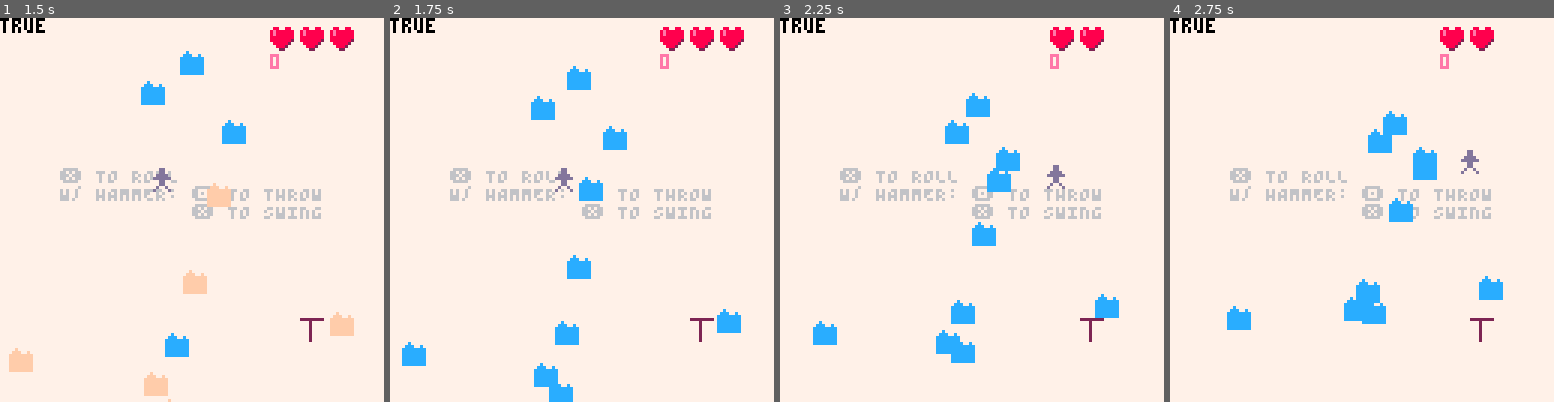
Above: before the commit, frames 1-4 (left to right).
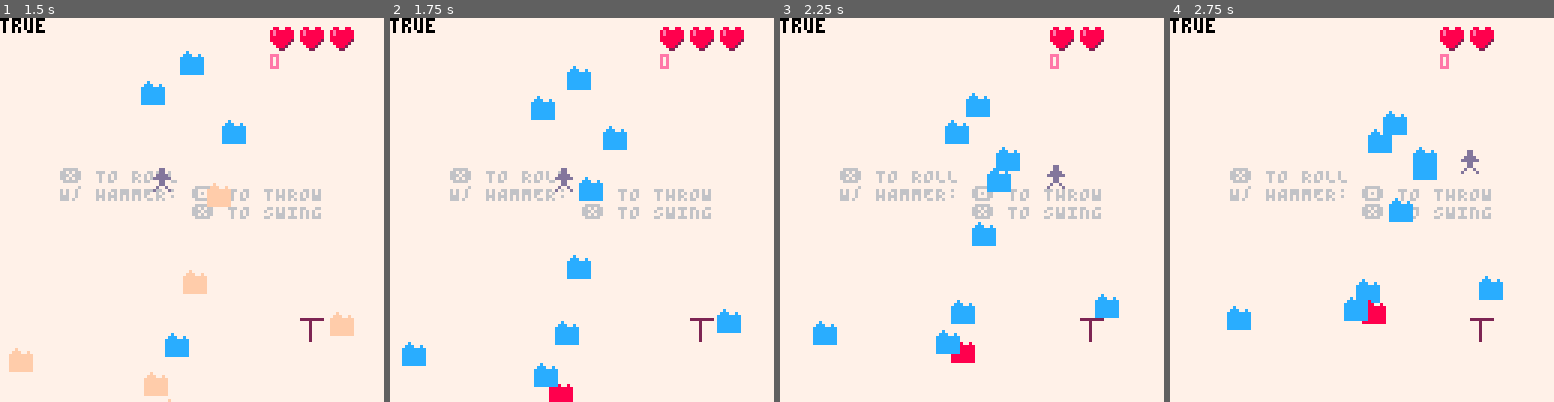
Above: after the commit, the same moments.

Repository: wsasaki01/icebreaker
Game: PICO-8 cartridge p1/icebreaker-p1.p8
Two runs of this game, one before a commit and one after it. Both use one fixed random seed, a clock stepped at 60 frames per second and the inputs below.
Inputs:
- Up to frame 1 (1.5 s): tap X (X key) at 0.33, 1.07 s; tap O (Z key) at 0.7 s
- Up to frame 2 (1.75 s): hold Right from 1.6 s (still down); tap O (Z key) at 1.7 s
- Up to frame 3 (2.25 s): tap X (X key) at 1.85 s; release Right at 2.1 s; tap O (Z key) at 2.1 s; hold Up from 2.15 s (still down)
- Up to frame 4 (2.75 s): release Up at 2.42 s; hold Right from 2.47 s (still down); tap O (Z key) at 2.5 s

Frame 1 is identical in both runs. In frame 2, 0.3% of the frame differs, in the area x 41-48%, y 95-100%; in frame 3, 0.3%; in frame 4, 0.3%.

Commit message:
New sprites for fast enemies

Diff:
--- a/p1/icebreaker-p1.p8
+++ b/p1/icebreaker-p1.p8
@@ -12,6 +12,14 @@
 00700700000dd000cccccccc00020000000dd0200000000008888820ffffffff0666ddd000000000000000000000000000000000000000000000000000000000
 0000000000d00d00cccccccc0002000000d00d200000000000888200ffffffff0ddddd6000000000000000000000000000000000000000000000000000000000
 000000000d0000d0cccccccc000200000d0000d00000000000022000ffffffff0066dd0000000000000000000000000000000000000000000000000000000000
+00000000000000000090000000800000000000000000000000000000000000000000000000000000000000000000000000000000000000000000000000000000
+00000000000000000999009008880080000000000000000000000000000000000000000000000000000000000000000000000000000000000000000000000000
+00000000000000009999999988888888000000000000000000000000000000000000000000000000000000000000000000000000000000000000000000000000
+00000000000000009999999988888888000000000000000000000000000000000000000000000000000000000000000000000000000000000000000000000000
+00000000000000009999999988888888000000000000000000000000000000000000000000000000000000000000000000000000000000000000000000000000
+00000000000000009999999988888888000000000000000000000000000000000000000000000000000000000000000000000000000000000000000000000000
+00000000000000009999999988888888000000000000000000000000000000000000000000000000000000000000000000000000000000000000000000000000
+00000000000000009999999988888888000000000000000000000000000000000000000000000000000000000000000000000000000000000000000000000000
 
 
 
--- a/p1/main.lua
+++ b/p1/main.lua
@@ -15,6 +15,7 @@
     enemy_limit = 10
     enemy_speed_lower = 0.4
     enemy_speed_upper = 1
+    enemy_range = enemy_speed_upper - enemy_speed_lower
 
     sh_str = 0
     hitstop = false
@@ -197,7 +198,7 @@
                 if h.equipped and p.charge==true and #attacks<1 then
                     p.charge = 0
                     create_attack("player", p_attack_length, p_attack_size)
-                elseif not h.equipped and (diff.x!=0 or diff.y!=0) then
+                elseif not p.rolling and not h.equipped and (diff.x!=0 or diff.y!=0) then
                     p.rolling = true
                     p.i = true
                     p.i_count = 9
@@ -260,7 +261,13 @@
                 if e.spawn != 0 then
                     e.spawn -= 1
                 else
-                    e.s = 2
+                    if 0.8*enemy_range+enemy_speed_lower < e.speed and e.speed < 0.9*enemy_range+enemy_speed_lower then
+                        e.s = 18
+                    elseif 0.9*enemy_range+enemy_speed_lower < e.speed then
+                        e.s = 19
+                    else
+                        e.s = 2
+                    end
                     e:move()
                     e:die()
                 end
